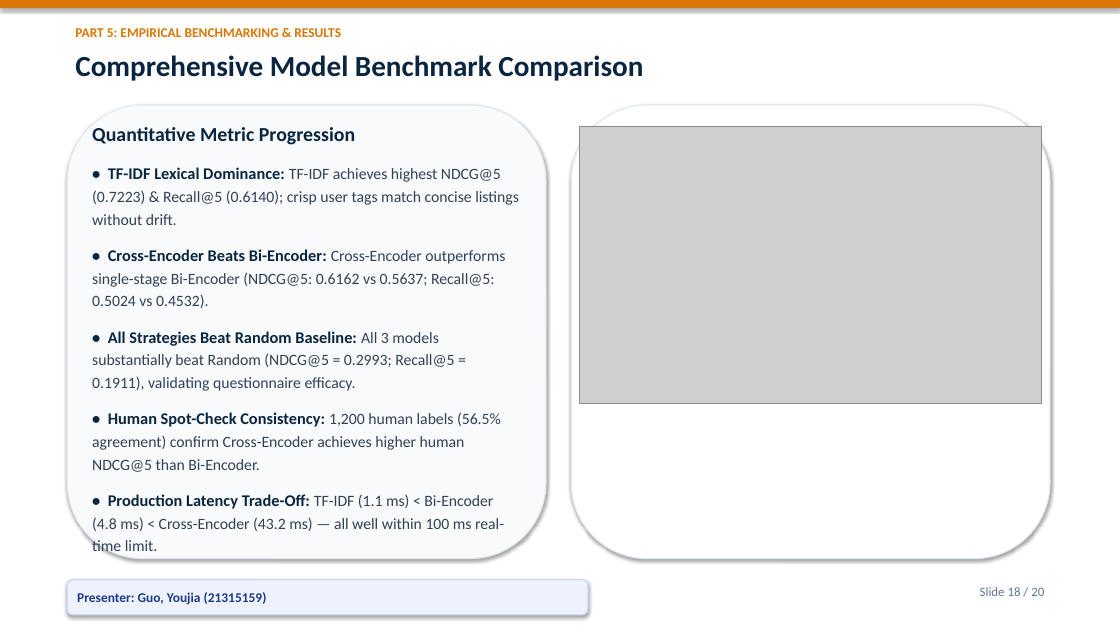
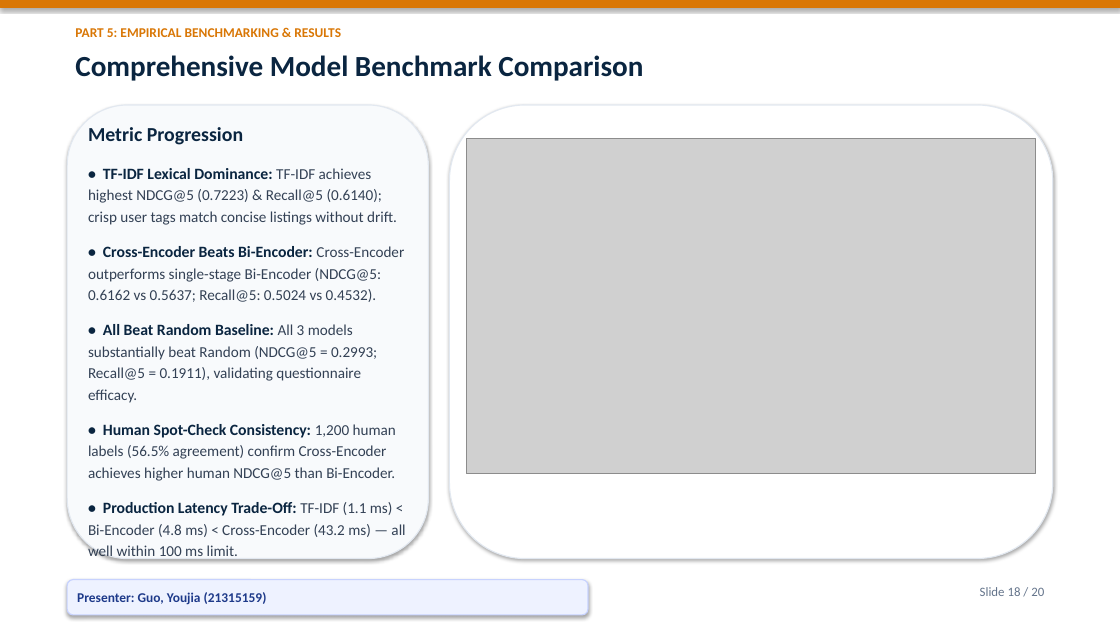
Before and after one commit to Bob8259/CSIT-5210-Group-Project, a slide deck: slide 18 of CSIT5210_Group1_Presentation.pptx. Drawn at 1120x630 pixels with LibreOffice and Linux fonts; fonts in the diff are those of the drawing; grey boxes stand for pictures. Boxes give left, top, right and bottom in pixels: in the first picture for what was removed or moved away, otherwise in the second. Text is boxed around its words. In the diff, an @@ line names an element or a change of style, - is before the commit and + after.

Commit message:
style: maximize presentation diagram sizes, enlarge chart annotations, and expand architecture layouts

```diff
--- a/CSIT5210_Group1_Presentation.pptx
+++ b/CSIT5210_Group1_Presentation.pptx
@@ rounded rectangle: place and size @@
-rounded rectangle at <box>67,105,546,559</box>
+rounded rectangle at <box>67,105,429,559</box>
@@ rounded rectangle: place and size @@
-rounded rectangle at <box>571,105,1050,559</box>
+rounded rectangle at <box>450,105,1053,559</box>
@@ text at <box>88,127,243,145</box>: text changed @@
-Quantitative Metric Progression
+Metric Progression
@@ picture: place and size @@
-picture at <box>580,126,1042,403</box>
+picture at <box>466,139,1036,474</box>
@@ text at <box>88,168,404,481</box>: size 14 to 13.5 pt in "• TF-IDF Lexical Dominance:", "• Cross-Encoder Beats Bi-Encoder:", "• Human Spot-Check Consistency:"; size 13.5 to 13 pt in "TF-IDF achieves highest NDCG@5 (0.7223) & Recall@5 ...", "Cross-Encoder outperforms single-stage Bi-Encoder (NDCG@5: 0 ...", "1,200 human labels (56.5% agreement) confirm Cross-Encoder ..."; less space between paragraphs @@
@@ text at <box>88,324,377,403</box>: text changed; size 13.5 to 13 pt @@
-• All Strategies Beat Random Baseline: All 3 models substantially beat Random (NDCG@5 = 0.2993; Recall@5 = 0.1911), validating questionnaire efficacy.
+• All Beat Random Baseline: All 3 models substantially beat Random (NDCG@5 = 0.2993; Recall@5 = 0.1911), validating questionnaire efficacy.
@@ text at <box>88,502,405,537</box>: text changed; size 13.5 to 13 pt @@
-• Production Latency Trade-Off: TF-IDF (1.1 ms) < Bi-Encoder (4.8 ms) < Cross-Encoder (43.2 ms) — all well within 100 ms real-time limit.
+• Production Latency Trade-Off: TF-IDF (1.1 ms) < Bi-Encoder (4.8 ms) < Cross-Encoder (43.2 ms) — all well within 100 ms limit.
```
Also in this commit, not shown: 17 other slides changed, 12 other files.
